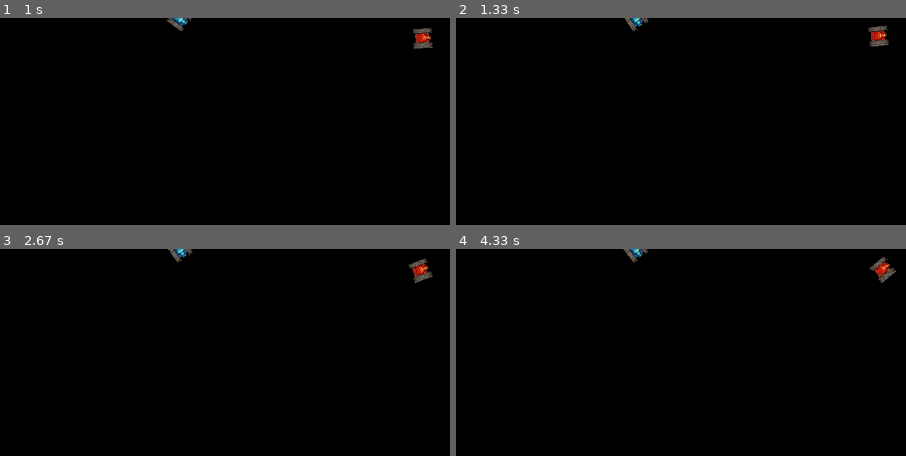
Above: before the commit, frames 1-4 (two rows, left to right).
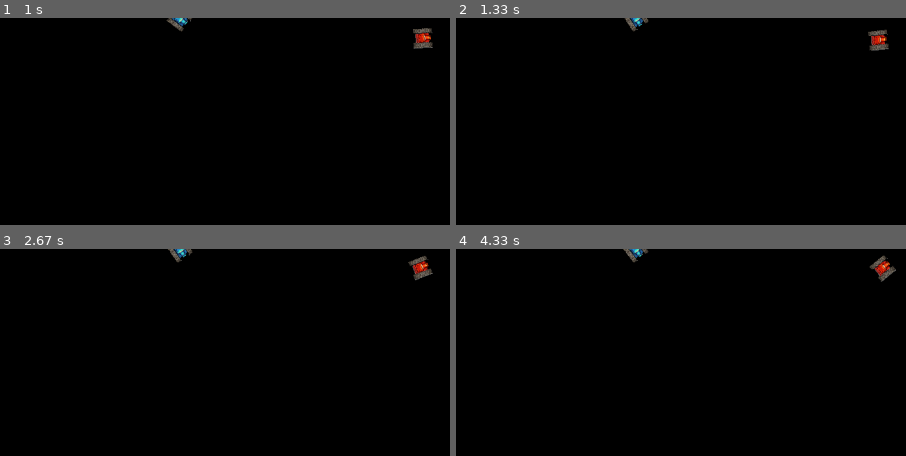
Above: after the commit, the same moments.

Repository: SkullinTheJar/ExamProgram
Game: pygame game, started from main.py
The game is run twice, just before and just after one commit, with the same random seed, the same clock (stepped at 60 frames per second) and the same inputs.
Inputs:
- Up to frame 1 (1 s): hold T 0.33-0.8 s; hold Right 0.33-0.8 s; hold Right from 0.83 s (still down); tap F at 0.9 s; tap T at 0.98 s
- Up to frame 2 (1.33 s): tap F at 1.2 s; release Right at 1.3 s
- Up to frame 3 (2.67 s): hold Up 1.33-1.63 s; tap F at 1.4, 1.73, 2.03, 2.23, 2.53 s; tap G at 1.48 s; hold Right 1.67-2.13 s; hold Left from 2.17 s (still down); tap T at 2.32 s
- Up to frame 4 (4.33 s): release Left at 2.7 s; hold Down 2.73-3.03 s; tap F at 2.8, 3.13, 3.43, 3.57, 3.97, 4.27 s; tap G at 2.88, 4.05 s; hold Left 3.07-3.47 s; hold Up 3.5-3.87 s; tap T at 3.65 s; hold Right from 3.9 s (still down)
The pictures show only the part of the screen within x 3-53%, y 0-50%; the shares and areas given below are measured in that part.

Frame 1 is identical in both runs. In frame 2, 0.4% of the frame differs, in the area x 91-97%, y 3-16%; in frame 3, 0.4%; in frame 4, 0.3%.

Commit message:
Co-authored-by: AslakDHTX <AslakAttack@gmail.com>

Diff:
--- a/main.py
+++ b/main.py
@@ -26,13 +26,13 @@
     def update(self, keys):
         if self.n == 1:
             if keys[pygame.K_t]:
-                self.coords = self.coords[0] + self.speed * math.sin(self.angle - 90*math.floor(self.angle/90)), self.coords[1] + self.speed * math.cos(self.angle - 90*math.floor(self.angle/90))
+                self.coords = self.coords[0] + self.speed * math.sin(self.angle - 90*math.floor(self.angle/90)) * self.xAngleSign(self.angle), self.coords[1] + self.speed * math.cos(self.angle - 90*math.floor(self.angle/90)) * self.yAngleSign(self.angle)
                 #move forward
             if keys[pygame.K_f]:
                 self.angle += 1 % 360
                 self.rotate()
             if keys[pygame.K_g]:
-                self.coords = self.coords[0] - self.speed * math.sin(self.angle - 90*math.floor(self.angle/90)), self.coords[1] - self.speed * math.cos(self.angle - 90*math.floor(self.angle/90))
+                self.coords = self.coords[0] - self.speed * math.sin(self.angle - 90*math.floor(self.angle/90)) * self.xAngleSign(self.angle), self.coords[1] - self.speed * math.cos(self.angle - 90*math.floor(self.angle/90)) * self.yAngleSign(self.angle)
                 #move backward
             if keys[pygame.K_h]:
                 self.angle -= 1 % 360
@@ -63,6 +63,18 @@
         self.image = pygame.transform.rotate(self.originalImage, self.angle)
         self.rect = self.image.get_rect()
         self.rect.center = center
+
+    def xAngleSign(self, v):
+        if 90 > v > 270:
+            return -1
+        else:
+            return 1
+
+    def yAngleSign(self, v):
+        if 0 < v < 180:
+            return -1
+        else:
+            return 1
 
 class Projectile((pygame.sprite.Sprite)):
     def __init__(self, coords):
